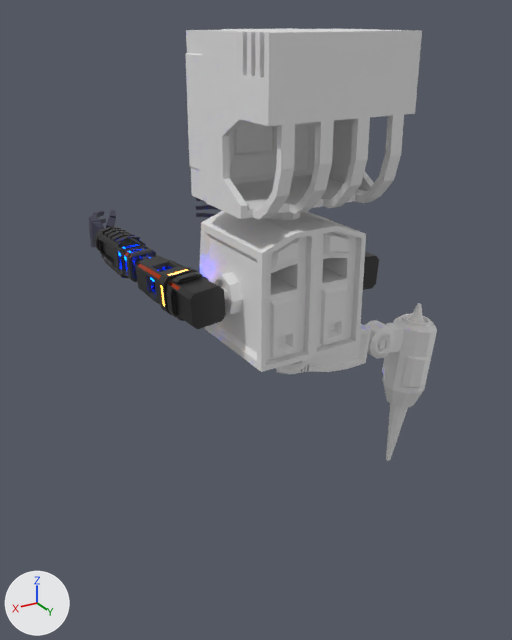
Renders of the Blender file Assets/Blender/robot.blend from each side of a commit.
One viewpoint serves both versions: a 50 mm lens placed at (1.24, 1.84, 0.29), pointed at (-0.07, -0.34, -0.8). Lighting does not change. The marker at lower left points along +X, +Y and +Z.

Objects in the first picture: 'Body Connector', 'Head', 'Left Bicep', 'Left Forearm', 'Leg1.001', 'Leg2.001'.
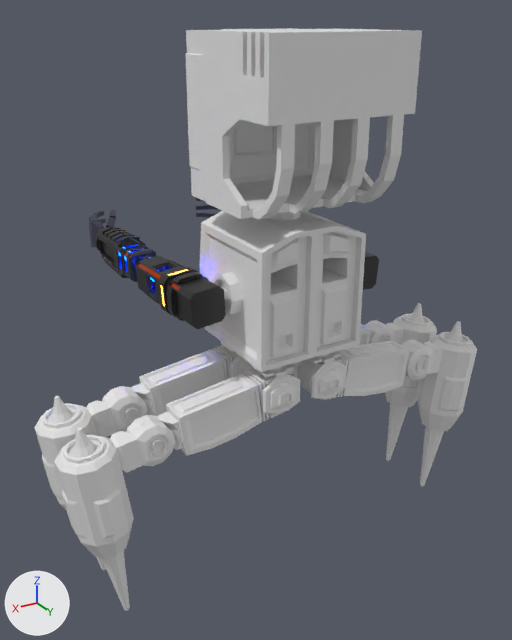
Location of each change, (x1, y1, x2, y2) in pixels of the pictures (512 x 640 px):
```json
{"object": "Leg2.004", "change": "added", "after": [54, 421, 175, 611]}
{"object": "Leg1.004", "change": "added", "after": [126, 369, 284, 456]}
{"object": "Leg2.002", "change": "added", "after": [405, 321, 477, 487]}
{"object": "Leg2.003", "change": "added", "after": [34, 391, 148, 571]}
{"object": "Leg1.003", "change": "added", "after": [102, 345, 238, 416]}
{"object": "Leg1.002", "change": "added", "after": [298, 340, 420, 400]}
{"object": "Right Back Leg Connector.004", "change": "added", "after": [252, 364, 301, 415]}
{"object": "Right Back Leg Connector.002", "change": "added", "after": [293, 351, 347, 400]}
{"object": "Right Back Leg Connector.003", "change": "added", "after": [221, 342, 254, 378]}
{"object": "Leg1.001", "change": "unchanged, covered by the edit", "before": [276, 320, 383, 375], "after": [289, 320, 383, 375]}
```

Edits to the scene script, one JSON object a line:
```json
{"op": "add", "block": "me_cube_017", "code": ["me_cube_017 = bpy.data.meshes.new('Cube.017')", "me_cube_017.from_pydata(...)  # 306 vertices, 292 faces; spans x -0.101..0.104, y -0.617..0.139, z -0.068..0.295"]}
{"op": "add", "block": "me_cube_016", "code": ["me_cube_016 = bpy.data.meshes.new('Cube.016')", "me_cube_016.from_pydata(...)  # 624 vertices, 563 faces, 24 loose edges; spans x -0.058..0.058, y -0.087..0.072, z -0.523..0.067"]}
{"op": "add", "block": "ob_leg2_004", "code": ["ob_leg2_004 = bpy.data.objects.new('Leg2.004', me_cube_017)", "ob_leg2_004.location = (0.55, 0.043, -0.932)", "ob_leg2_004.rotation_euler = (-1.445, -0.000361, 1.568)  # degrees (-83, 0, 90)", "ob_leg2_004.scale = (-1.0, -1.0, -1.0)"]}
{"op": "add", "block": "ob_leg1_004", "code": ["ob_leg1_004 = bpy.data.objects.new('Leg1.004', me_cube_016)", "ob_leg1_004.location = (0.098, 0.042, -0.875)", "ob_leg1_004.rotation_euler = (-1.697, 0.0, -1.571)  # degrees (-97, 0, -90)", "ob_leg1_004.scale = (-1.0, -1.0, -1.0)"]}
{"op": "add", "block": "ob_right_back_leg_connector_004", "code": ["ob_right_back_leg_connector_004 = bpy.data.objects.new('Right Back Leg Connector.004', me_cube_005.copy())  # the mesh of ob_right_back_leg_connector_001", "ob_right_back_leg_connector_004.location = (0.098, 0.045, -0.875)", "ob_right_back_leg_connector_004.rotation_euler = (0.0, 0.0, 1.571)  # degrees (0, 0, 90)"]}
{"op": "add", "block": "ob_leg2_003", "code": ["ob_leg2_003 = bpy.data.objects.new('Leg2.003', me_cube_017.copy())", "ob_leg2_003.location = (0.55, -0.178, -0.932)", "ob_leg2_003.rotation_euler = (-1.445, -0.00036, 1.568)  # degrees (-83, 0, 90)", "ob_leg2_003.scale = (-1.0, -1.0, -1.0)"]}
{"op": "add", "block": "ob_leg1_003", "code": ["ob_leg1_003 = bpy.data.objects.new('Leg1.003', me_cube_016.copy())", "ob_leg1_003.location = (0.098, -0.179, -0.875)", "ob_leg1_003.rotation_euler = (-1.697, 0.0, -1.571)  # degrees (-97, 0, -90)", "ob_leg1_003.scale = (-1.0, -1.0, -1.0)"]}
{"op": "add", "block": "ob_right_back_leg_connector_003", "code": ["ob_right_back_leg_connector_003 = bpy.data.objects.new('Right Back Leg Connector.003', me_cube_005.copy())  # the mesh of ob_right_back_leg_connector_001", "ob_right_back_leg_connector_003.location = (0.098, -0.176, -0.875)", "ob_right_back_leg_connector_003.rotation_euler = (0.0, 0.0, 1.571)  # degrees (0, 0, 90)"]}
{"op": "add", "block": "ob_leg2_002", "code": ["ob_leg2_002 = bpy.data.objects.new('Leg2.002', me_cube_008.copy())  # the mesh of ob_leg2_001", "ob_leg2_002.location = (-0.55, 0.043, -0.932)", "ob_leg2_002.rotation_euler = (1.697, 0.000361, -1.568)  # degrees (97, 0, -90)"]}
{"op": "add", "block": "ob_leg1_002", "code": ["ob_leg1_002 = bpy.data.objects.new('Leg1.002', me_cube_003.copy())  # the mesh of ob_leg1_001", "ob_leg1_002.location = (-0.098, 0.042, -0.875)", "ob_leg1_002.rotation_euler = (1.445, 0.0, 1.571)  # degrees (83, 0, 90)"]}
{"op": "add", "block": "ob_right_back_leg_connector_002", "code": ["ob_right_back_leg_connector_002 = bpy.data.objects.new('Right Back Leg Connector.002', me_cube_005.copy())  # the mesh of ob_right_back_leg_connector_001", "ob_right_back_leg_connector_002.location = (-0.098, 0.045, -0.875)", "ob_right_back_leg_connector_002.rotation_euler = (0.0, 0.0, 1.571)  # degrees (0, 0, 90)"]}
```
